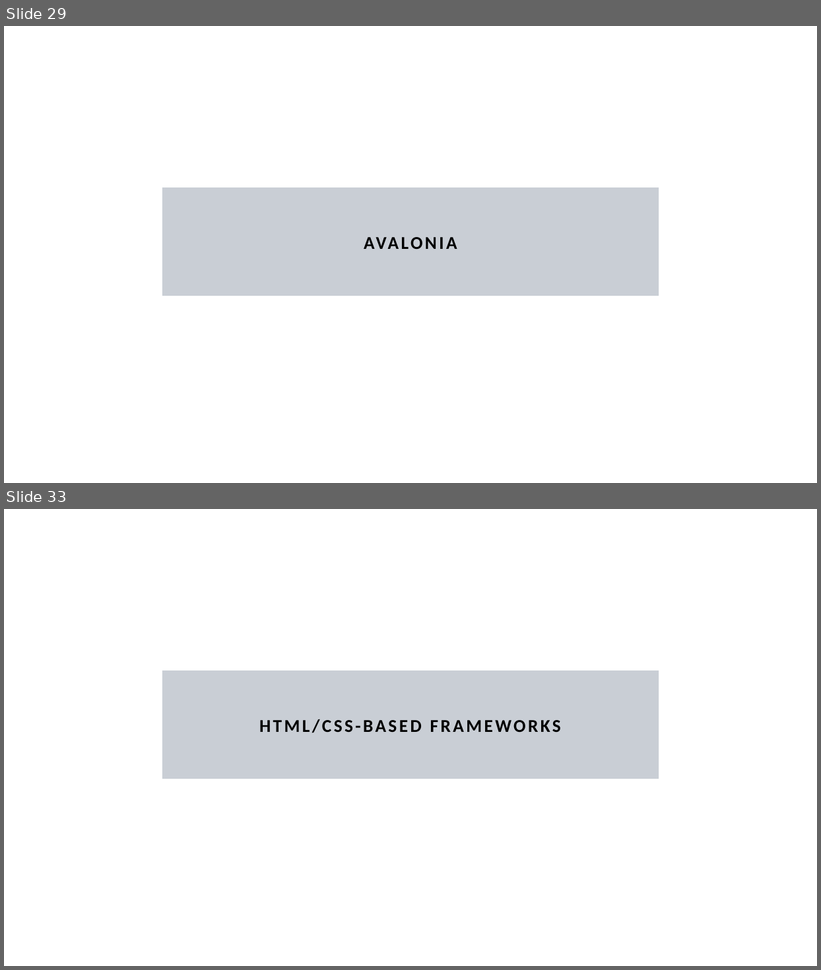
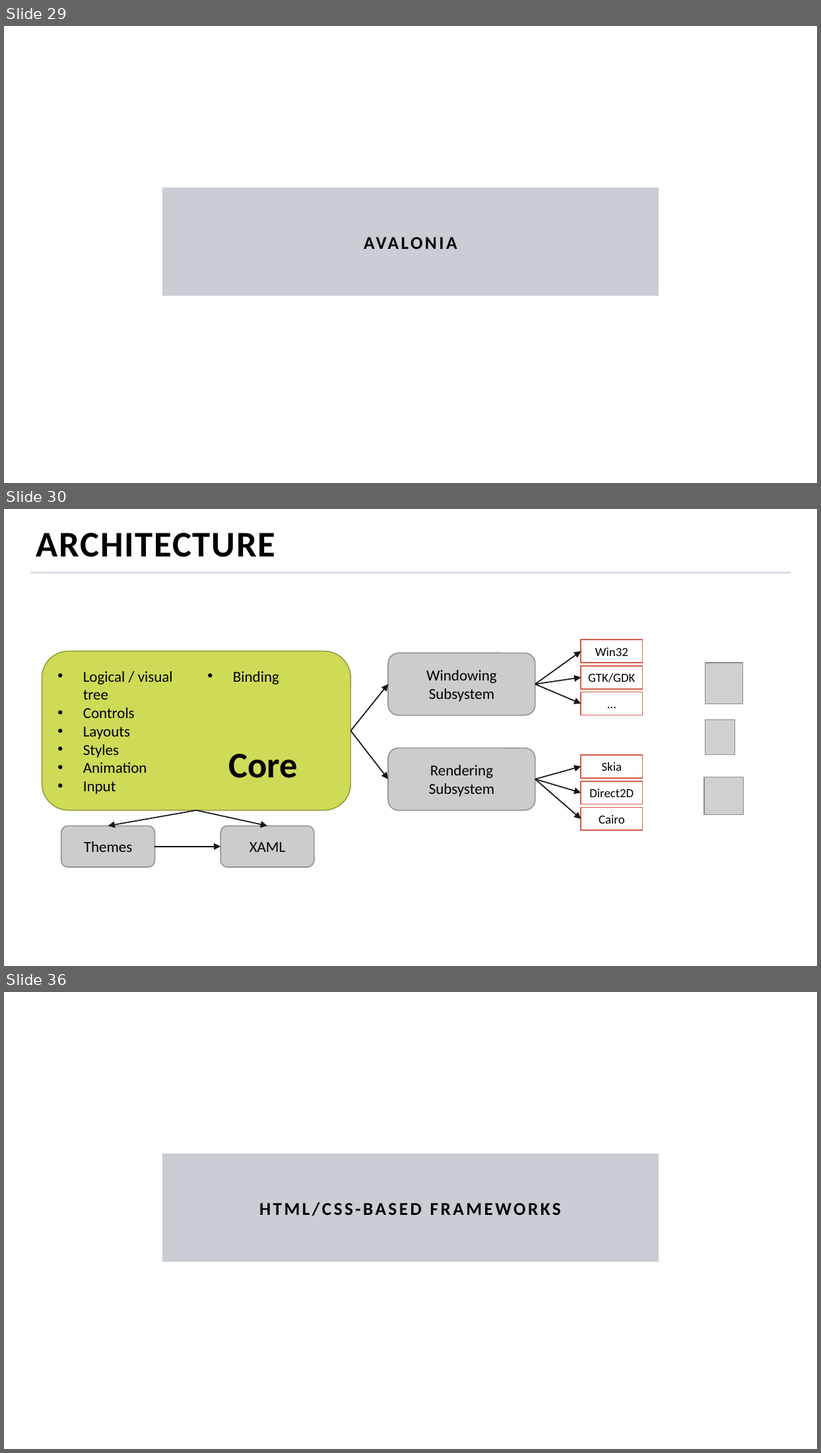
Before and after one commit to MihailRomanov/TechTalks_GUI_in_Net, a slide deck: presentation.pptx. Shown one above the other, each under a label of ours: slides 29 and 33 before the commit, slides 29, 30 and 36 after it; the slides between them are not shown. The pictures are 821x970 and 821x1453 pixels, drawn with LibreOffice and Linux fonts; fonts in the diff are those of the drawing; grey boxes stand for pictures; background and template pictures are left out. Boxes give left, top, right and bottom in pixels: in the first picture for what was removed or moved away, otherwise in the second. Text is boxed around its words. In the diff, an @@ line names an element or a change of style, - is before the commit and + after.

```diff
--- a/presentation.pptx
+++ b/presentation.pptx
@@ slide 30 added at (x1=4, y1=509, x2=817, y2=966), background picture (left out) @@
@@ title added at (x1=36, y1=533, x2=276, y2=557), 32 pt, text #000000, bold @@
+ARCHITECTURE
@@ line added from (30, 572) to (791, 572), #DADEE5 1.5 pt @@
@@ rectangle added at (x1=582, y1=640, x2=643, y2=663), fill #FFFFFF, outline #D35D47 1 pt, 11 pt, text #000000 @@
+Win32
@@ rounded rectangle added at (x1=42, y1=652, x2=351, y2=811), fill #CEDB56, outline #98A240 1 pt, 13.5 pt, text #000000 @@
+• Logical / visual tree
+• Controls
+• Layouts
+• Styles
+• Animation
+• Input
+• Binding
@@ rounded rectangle added at (x1=388, y1=653, x2=535, y2=716), fill #CCCCCC, outline #979797 1 pt, 13.5 pt, text #000000 @@
+Windowing Subsystem
@@ arrow added from (535, 685) to (582, 652), #141414 1 pt @@
@@ rectangle added at (x1=582, y1=666, x2=643, y2=689), fill #FFFFFF, outline #D35D47 1 pt, 11 pt, text #000000 @@
+GTK/GDK
@@ picture added at (x1=705, y1=663, x2=743, y2=703) @@
@@ arrow added from (351, 731) to (388, 685), #141414 1 pt @@
@@ arrow added from (535, 685) to (582, 677), #141414 1 pt @@
@@ arrow added from (535, 685) to (582, 704), #141414 1 pt @@
@@ rectangle added at (x1=582, y1=692, x2=643, y2=715), fill #FFFFFF, outline #D35D47 1 pt, 11 pt, text #000000 @@
+…
@@ picture added at (x1=705, y1=720, x2=734, y2=755) @@
@@ arrow added from (351, 731) to (388, 779), #141414 1 pt @@
@@ text added at (x1=228, y1=754, x2=298, y2=778), 32 pt, text #000000, bold @@
+Core
@@ rounded rectangle added at (x1=388, y1=748, x2=535, y2=811), fill #CCCCCC, outline #979797 1 pt, 13.5 pt, text #000000 @@
+Rendering Subsystem
@@ rectangle added at (x1=582, y1=755, x2=643, y2=778), fill #FFFFFF, outline #D35D47 1 pt, 11 pt, text #000000 @@
+Skia
@@ arrow added from (535, 779) to (582, 767), #141414 1 pt @@
@@ arrow added from (535, 779) to (582, 793), #141414 1 pt @@
@@ arrow added from (535, 779) to (582, 819), #141414 1 pt @@
@@ rectangle added at (x1=582, y1=782, x2=643, y2=804), fill #FFFFFF, outline #D35D47 1 pt, 11 pt, text #000000 @@
+Direct2D
@@ picture added at (x1=704, y1=778, x2=743, y2=815) @@
@@ arrow added from (197, 811) to (108, 826), #141414 1 pt @@
@@ arrow added from (197, 811) to (267, 826), #141414 1 pt @@
@@ rectangle added at (x1=582, y1=807, x2=643, y2=830), fill #FFFFFF, outline #D35D47 1 pt, 11 pt, text #000000 @@
+Cairo
@@ rounded rectangle added at (x1=61, y1=826, x2=154, y2=867), fill #CCCCCC, outline #979797 1 pt, 13.5 pt, text #000000 @@
+Themes
@@ rounded rectangle added at (x1=220, y1=826, x2=314, y2=867), fill #CCCCCC, outline #979797 1 pt, 13.5 pt, text #000000 @@
+XAML
@@ arrow added from (154, 846) to (220, 846), #141414 1 pt @@
@@ what was slide 33 is now slide 36 @@
```
Also in this commit, not shown: 1 slide changed, 5 other slides added, 5 slides removed.
